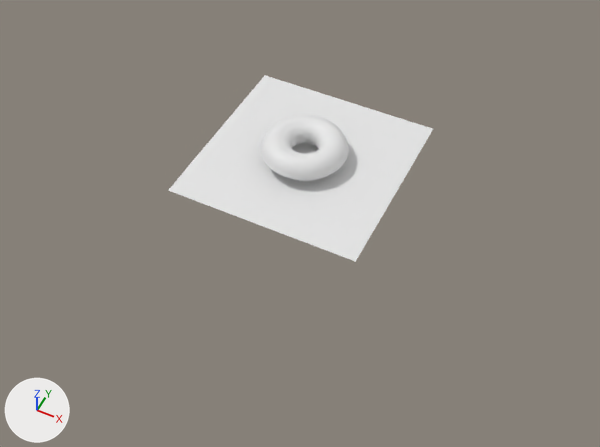
The Blender file files/new.blend as it was, and as the next commit left it.
Camera for both pictures: a camera (50 mm lens) standing at (23.3, -47.3, 50.5) and looking at (2.3, -5.4, -1.9). Arrows for +X, +Y and +Z are at lower left; the lights stay in place.
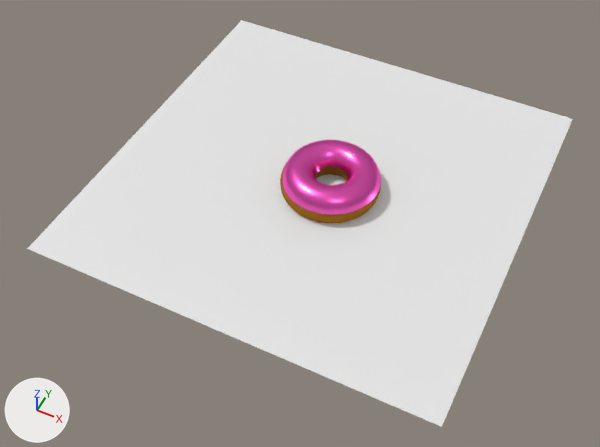
Boxes [x1, y1, x2, y2] around the edits, measured in the pictures (600 x 447 px):
'Plane', moved, rescaled (106% wider, 117% taller)
    before: [168, 75, 433, 262]
    after: [27, 20, 573, 427]
'Torus', recoloured, moved, rescaled (11% wider, 15% taller)
    before: [261, 115, 349, 180]
    after: [283, 140, 381, 215]
'Torus.001', recoloured
    both: [280, 126, 381, 223]

The change, as a list of edits to the scene's bpy script:
```text
Add mat_material_001:
    mat_material_001 = bpy.data.materials.new('Material.001')
    mat_material_001.use_nodes = True; mat_material_001.node_tree.nodes.clear()
    _N = mat_material_001.node_tree.nodes; _L = mat_material_001.node_tree.links
    n0 = _N.new('ShaderNodeOutputMaterial'); n0.name = 'Material Output'
    n1 = _N.new('ShaderNodeBsdfAnisotropic'); n1.name = 'Glossy BSDF'
    n1.distribution = 'GGX'
    n1.inputs[0].default_value = (1.0, 0.122, 0.575, 1.0)  # 'Color', pink #ff62c8
    n1.inputs[1].default_value = 0.324  # 'Roughness'
    _L.new(n1.outputs[0], n0.inputs[0])  # 'BSDF' to 'Surface'
Add mat_material:
    mat_material = diffuse_material('Material')
    mat_material.base_color = (0.376, 0.157, 0.0183)  # brown #a56e25
Change me_torus_001:
    where me_torus_001.from_pydata(...)  # 576 vertices, 576 faces; spans x -1.52..1.52, y -1.52..1.52, z -0.52..0.52
    add me_torus_001.materials.append(mat_material)  # brown #a56e25
Change me_torus:
    where me_torus.from_pydata(...)  # 336 vertices, 288 faces; spans x -1.65..1.39, y -1.54..1.5, z 1.2..1.72
    add me_torus.materials.append(mat_material_001)
Change ob_torus:
    ob_torus.location: (0.38, -0.01, -1.73) -> (4.04, -2.31, -1.88)
    ob_torus.scale: (2.5, 2.5, 2.5) -> (2.71, 2.71, 2.71)
Change ob_plane:
    ob_plane.location: (0.12, -0.01, 0.09) -> (2.32, -1.67, 0.04)
    ob_plane.scale: (8.64, 8.64, 8.64) -> (17.3, 17.3, 17.3)
```
